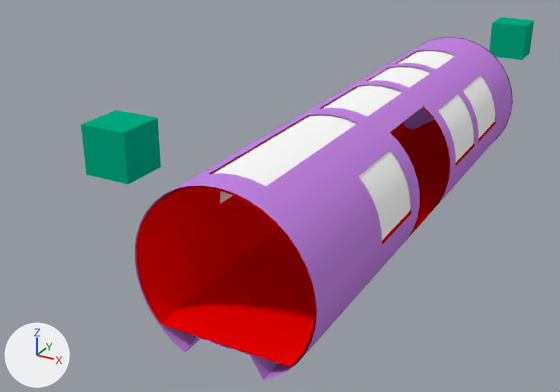
Renders of the Blender file ee4a/driving_end.blend from each side of a commit.
Both versions are drawn from a camera (50 mm lens) standing at (10.5, -17.7, 14.1) and looking at (-5.8, 12.0, -0.7). Every picture has the same lights, and +X, +Y and +Z are marked at lower left.

In view in the first picture: 'Cube', 'Cube.001', 'Tube_inner', 'Tube_outer', 'mono_glass', 'mono_nose_cone'.
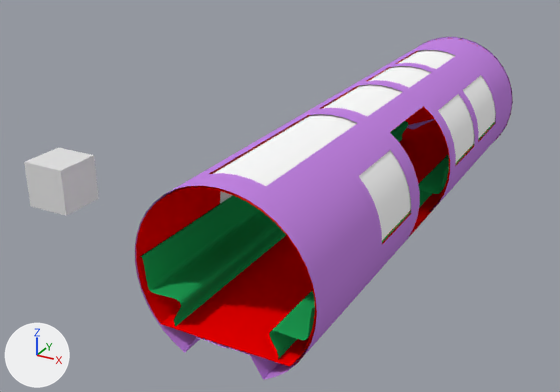
The newer file is also turned or shifted as a whole; pictures and numbers use the older file's frame.

What differs and where, as boxes (x1, y1, x2, y2) in the pictures (560 x 392 px):
'mono_seat_lb', added (green): after (140, 195, 286, 326)
'Cube', recoloured, moved: before (489, 17, 534, 60); after (24, 147, 99, 216)
'Cube.001', deleted (cyan): before (81, 110, 161, 184)
'mono_seat_rb', added (green): after (270, 211, 411, 359)
'mono_seat_rf', added (green): after (418, 121, 496, 208)
'mono_nose_cone_inner', added: after (405, 38, 484, 125)
'mono_seat_lf', added: after (390, 121, 408, 142)

The change, as a list of edits to the scene's bpy script:
```text
Add mat_seat_covering:
    mat_seat_covering = diffuse_material('seat_covering')
    mat_seat_covering.base_color = (0.0157, 0.404, 0.106)  # green #22aa5c
Change me_cube_003:
    where me_cube_003.from_pydata(...)  # 8 vertices, 6 faces; spans x -1.0..1.0, y -1.0..1.0, z -1.0..1.0
    remove me_cube_003.materials.append(mat_material)  # cyan #00ac82
Add me_mono_nose_cone_inner:
    me_mono_nose_cone_inner.from_pydata(...)  # 39 vertices, 34 faces; spans x -1.02..1.01, y -1.01..0.94, z -1.0..0.48
    me_mono_nose_cone_inner.materials.append(mat_mono_inner)  # red #ff0000
Add me_mesh_001:
    me_mesh_001.from_pydata(...)  # 864 vertices, 749 faces; spans x -1.47..0.75, y -0.34..2.83, z 0.81..12.68
    me_mesh_001.materials.append(mat_seat_covering)  # green #22aa5c
Add me_mesh_002:
    me_mesh_002.from_pydata(...)  # 864 vertices, 749 faces; spans x -1.47..0.75, y -0.34..2.83, z 0.81..12.68
    me_mesh_002.materials.append(mat_seat_covering)  # green #22aa5c
Remove ob_cube_001:
    ob_cube_001 = bpy.data.objects.new('Cube.001', me_cube_004)
    ob_cube_001.location = (-8.07, 3.66, 4.05)
Change ob_cube:
    ob_cube.location: (0.22, 29.84, 4.05) -> (-12.18, 4.45, 1.53)
Add ob_mono_nose_cone_inner:
    ob_mono_nose_cone_inner = bpy.data.objects.new('mono_nose_cone_inner', me_mono_nose_cone_inner)
    ob_mono_nose_cone_inner.location = (-0.04, 22.26, 3.15)
    ob_mono_nose_cone_inner.rotation_euler = (-1.571, -0.468, 0.0)  # degrees (-90, -27, 0)
    ob_mono_nose_cone_inner.scale = (2.93, 2.93, 3.52)
Add ob_mono_seat_lb:
    ob_mono_seat_lb = bpy.data.objects.new('mono_seat_lb', me_mesh_001)
    ob_mono_seat_lb.location = (-2.03, 6.46, 1.4)
    ob_mono_seat_lb.rotation_euler = (1.571, 0.0, 0.0)  # degrees (90, 0, 0)
    ob_mono_seat_lb.scale = (0.658, 0.658, 0.658)
Add ob_mono_seat_lf:
    ob_mono_seat_lf = bpy.data.objects.new('mono_seat_lf', me_mesh_001.copy())
    ob_mono_seat_lf.location = (-2.03, 17.81, 1.4)
    ob_mono_seat_lf.rotation_euler = (1.571, 0.0, 0.0)  # degrees (90, 0, 0)
    ob_mono_seat_lf.scale = (0.658, 0.658, 0.658)
Add ob_mono_seat_rb:
    ob_mono_seat_rb = bpy.data.objects.new('mono_seat_rb', me_mesh_001.copy())
    ob_mono_seat_rb.location = (1.96, 6.46, 1.35)
    ob_mono_seat_rb.rotation_euler = (-1.571, 0.0, 0.0)  # degrees (-90, 0, 0)
    ob_mono_seat_rb.scale = (-0.658, -0.658, -0.658)
Add ob_mono_seat_rf:
    ob_mono_seat_rf = bpy.data.objects.new('mono_seat_rf', me_mesh_002)
    ob_mono_seat_rf.location = (1.96, 17.81, 1.35)
    ob_mono_seat_rf.rotation_euler = (-1.571, 0.0, 0.0)  # degrees (-90, 0, 0)
    ob_mono_seat_rf.scale = (-0.658, -0.658, -0.658)
```
